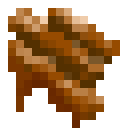
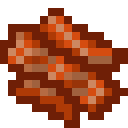
Comparing the layer stacks of the two (128, 128) images. Changes:
added layer "bacon_V2" above "Calque #3" over <box>0,8,128,128</box>
hid "Calque #3" over <box>8,8,120,128</box>
